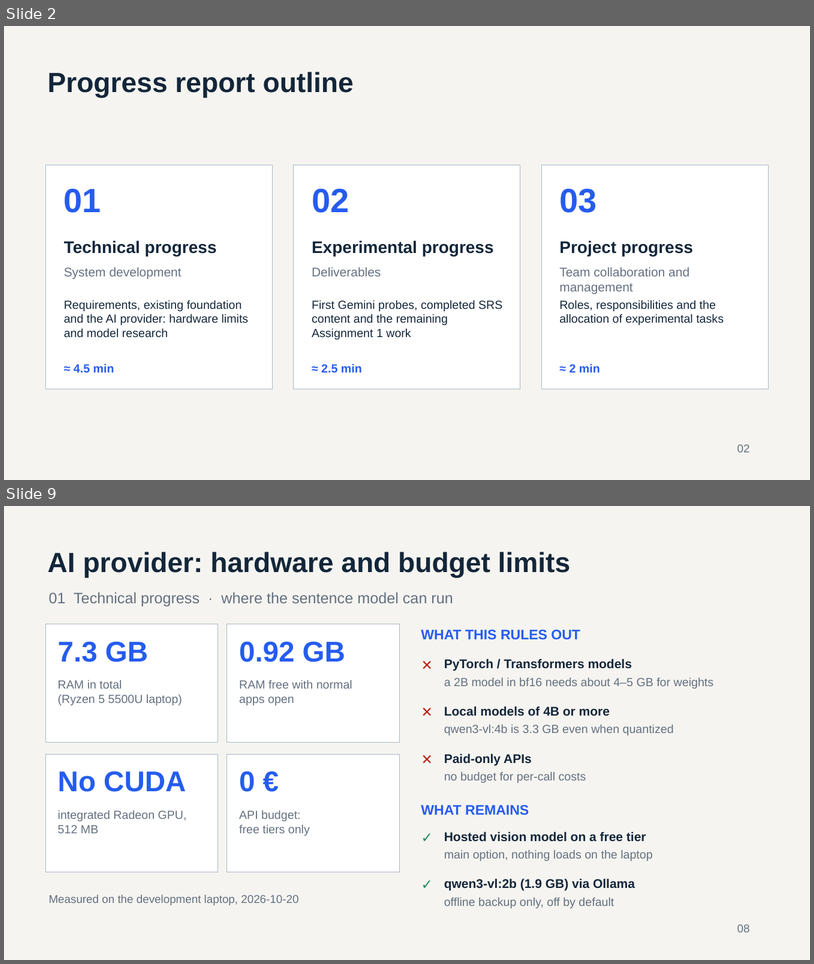
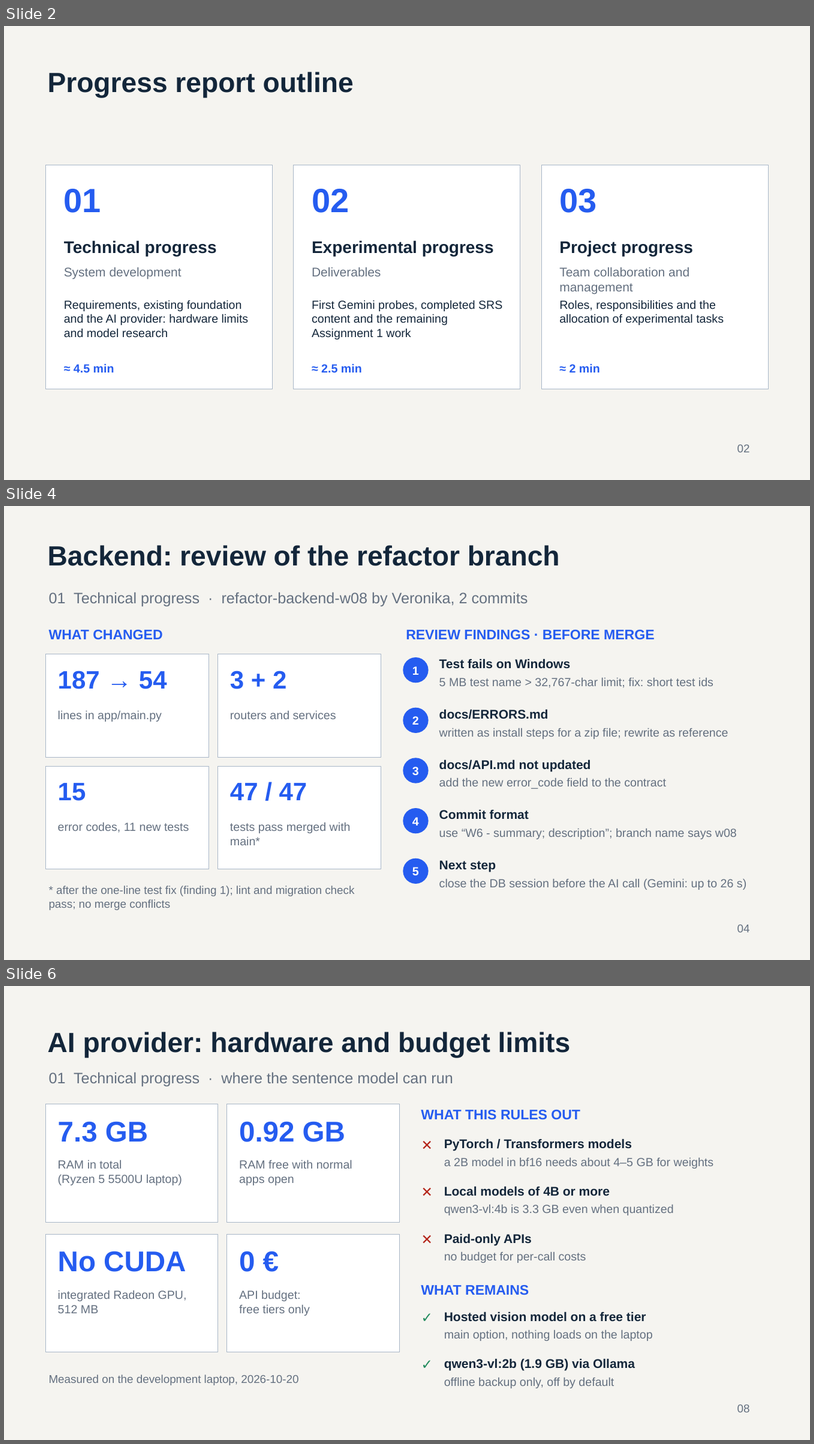
Before and after one commit to bhsei/26B, a slide deck: weekly-reports/W06/Weekly_Report_W06.pptx. Shown one above the other, each under a label of ours: slides 2 and 9 before the commit, slides 2, 4 and 6 after it; the slides between them are not shown. The pictures are 814x964 and 814x1444 pixels, drawn with LibreOffice and Linux fonts; fonts in the diff are those of the drawing. Boxes give left, top, right and bottom in pixels: in the first picture for what was removed or moved away, otherwise in the second. Text is boxed around its words. In the diff, an @@ line names an element or a change of style, - is before the commit and + after.

Commit message:
W9 - Weekly report W06; final presented version with the backend review, frontend and next-week slides from the team

```diff
--- a/weekly-reports/W06/Weekly_Report_W06.pptx
+++ b/weekly-reports/W06/Weekly_Report_W06.pptx
@@ slide 4 added at [4,506,810,960], background #F5F4F0 @@
@@ text added at [48,545,560,566], 33 pt, text #13263A, bold @@
+Backend: review of the refactor branch
@@ text added at [49,592,528,606], 18 pt, text #647080 @@
+01 Technical progress · refactor-backend-w08 by Veronika, 2 commits
@@ text added at [49,630,162,640], 16.5 pt, text #255CF0, bold @@
+WHAT CHANGED
@@ text added at [406,630,654,640], 16.5 pt, text #255CF0, bold @@
+REVIEW FINDINGS · BEFORE MERGE
@@ rectangle added at [46,654,209,757], fill #FFFFFF, outline #A8B6C7 0.75 pt @@
@@ rectangle added at [218,654,381,757], fill #FFFFFF, outline #A8B6C7 0.75 pt @@
@@ ellipse added at [403,657,429,682], fill #255CF0, 14 pt, text #FFFFFF, bold @@
+1
@@ text added at [440,658,714,688], 14 pt, text #647080 @@
+Test fails on Windows
+5 MB test name > 32,767-char limit; fix: short test ids
@@ text added at [58,670,167,689], 30 pt, text #255CF0, bold @@
+187 → 54
@@ text added at [230,670,287,689], 30 pt, text #255CF0, bold @@
+3 + 2
@@ text added at [58,711,162,721], 14 pt, text #647080 @@
+lines in app/main.py
@@ text added at [230,711,336,719], 14 pt, text #647080 @@
+routers and services
@@ ellipse added at [403,708,429,733], fill #255CF0, 14 pt, text #FFFFFF, bold @@
+2
@@ text added at [440,709,729,739], 14 pt, text #647080 @@
+docs/ERRORS.md
+written as install steps for a zip file; rewrite as reference
@@ ellipse added at [403,757,429,783], fill #255CF0, 14 pt, text #FFFFFF, bold @@
+3
@@ rectangle added at [46,766,209,869], fill #FFFFFF, outline #A8B6C7 0.75 pt @@
@@ rectangle added at [218,766,381,869], fill #FFFFFF, outline #A8B6C7 0.75 pt @@
@@ text added at [440,759,666,789], 14 pt, text #647080 @@
+docs/API.md not updated
+add the new error_code field to the contract
@@ text added at [58,783,86,801], 30 pt, text #255CF0, bold @@
+15
@@ text added at [230,783,308,800], 30 pt, text #255CF0, bold @@
+47 / 47
@@ ellipse added at [403,808,429,833], fill #255CF0, 14 pt, text #FFFFFF, bold @@
+4
@@ text added at [440,809,737,839], 14 pt, text #647080 @@
+Commit format
+use “W6 - summary; description”; branch name says w08
@@ text added at [58,822,189,832], 14 pt, text #647080 @@
+error codes, 11 new tests
@@ text added at [230,822,351,845], 14 pt, text #647080 @@
+tests pass merged with main*
@@ ellipse added at [403,858,429,883], fill #255CF0, 14 pt, text #FFFFFF, bold @@
+5
@@ text added at [440,860,747,889], 14 pt, text #647080 @@
+Next step
+close the DB session before the AI call (Gemini: up to 26 s)
@@ text added at [49,885,354,910], 13.5 pt, text #647080 @@
+* after the one-line test fix (finding 1); lint and migration check pass; no merge conflicts
@@ text added at [738,924,750,932], 13.5 pt, text #647080 @@
+04
@@ what was slide 9 is now slide 6 @@
```
Also in this commit, not shown: 1 slide changed, 7 other slides added, 8 slides removed.
